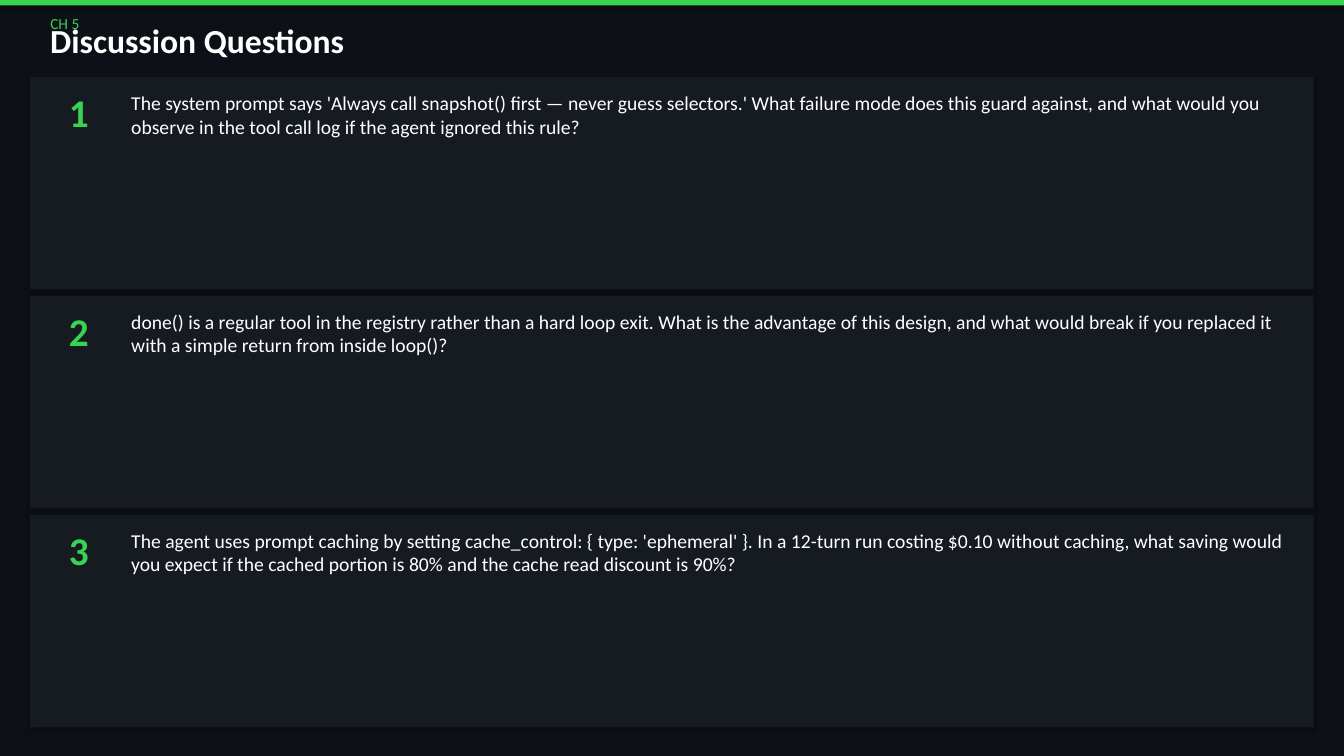
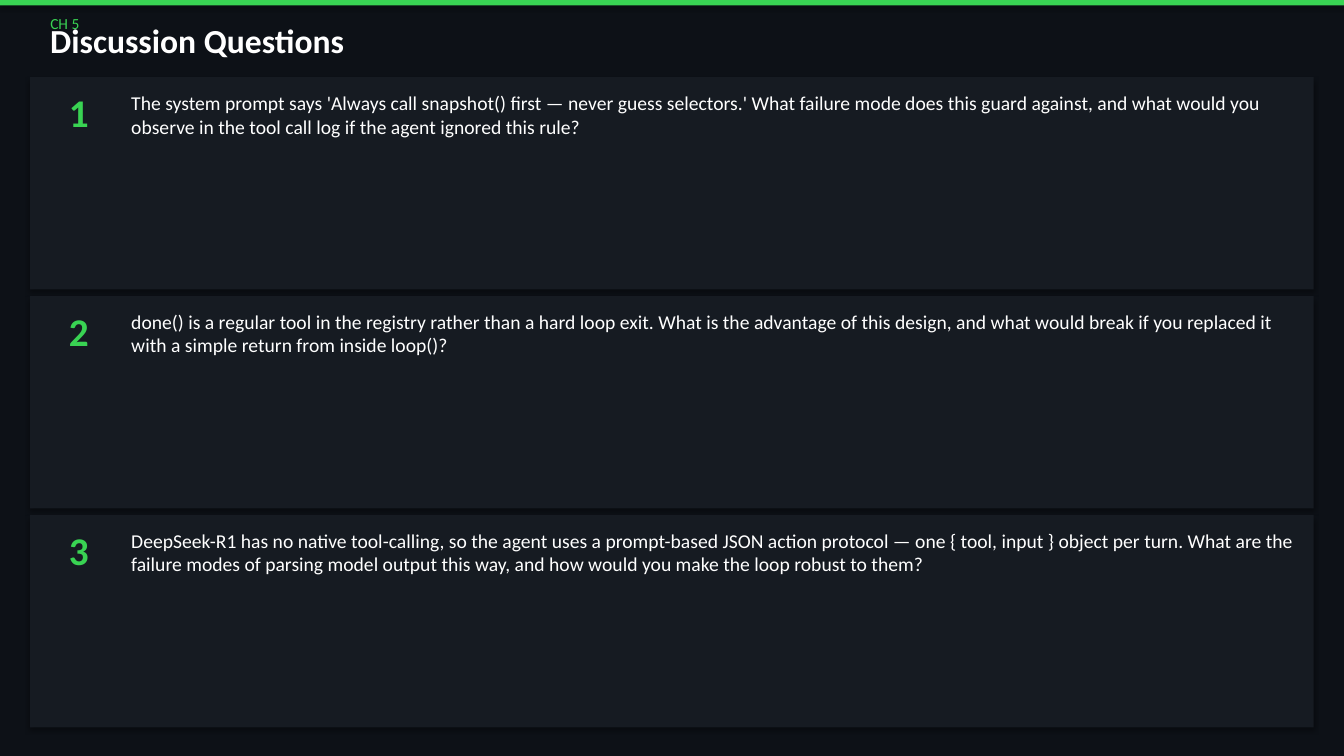
Before and after one commit to QA-Olympians-Academy/web-detective, a slide deck: slide 59 of web-detective-workshop.pptx. Drawn at 1344x756 pixels with LibreOffice and Linux fonts; fonts in the diff are those of the drawing. Boxes give left, top, right and bottom in pixels: in the first picture for what was removed or moved away, otherwise in the second. Text is boxed around its words. In the diff, an @@ line names an element or a change of style, - is before the commit and + after.

```diff
--- a/web-detective-workshop.pptx
+++ b/web-detective-workshop.pptx
@@ text at [131, 534, 1293, 575]: text changed @@
-The agent uses prompt caching by setting cache_control: { type: 'ephemeral' }. In a 12-turn run costing $0.10 without caching, what saving would you expect if the cached portion is 80% and the cache read discount is 90%?
+DeepSeek-R1 has no native tool-calling, so the agent uses a prompt-based JSON action protocol — one { tool, input } object per turn. What are the failure modes of parsing model output this way, and how would you make the loop robust to them?
```
Also in this commit, not shown: 15 other slides changed, 1 slide added, 1 slide removed, 20 other files.
